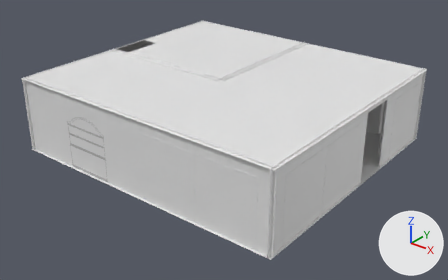
The glTF model client/public/assets/rooms/library.gltf as it was, and as the next commit left it.
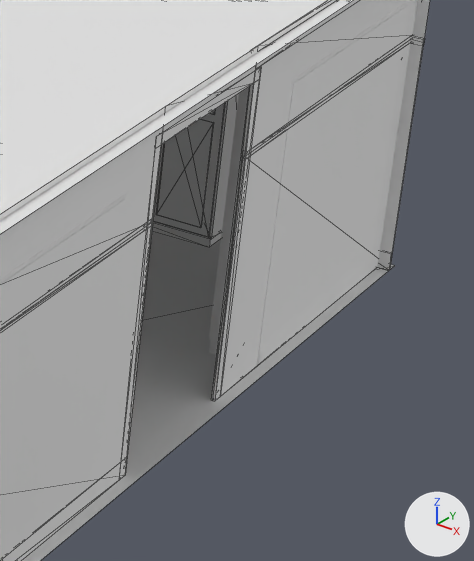
The first picture shows the older version from a 50 mm lens placed at (-3.33, -16.89, 11.03), pointed at (-17.04, 0.24, 0.41). The close-ups show the older and then the newer version on the part from 75% to 97% of the width and 29% to 72% of the height of that picture. Only the edits that show in the close-ups are written down. Arrows for +X, +Y and +Z are at lower right; the lights stay in place. The close-ups show mesh edges as thin lines. Where no turn or scale is listed for an object, it has been applied to the vertices.

Before the edit, the objects in view are built like this:
```python
me_arch_0_0 = bpy.data.meshes.new('arch_0_0')
me_arch_0_0.from_pydata(...)  # a box spanning x -0.02..0.02, y -0.05..0.05, z -1.4..1.4
me_arch_0_0.materials.append(mat_dark_paneled_wood_001)  # its picture is missing
me_arch_0_1 = bpy.data.meshes.new('arch_0_1')
me_arch_0_1.from_pydata(...)  # a box spanning x -0.02..0.02, y -0.05..0.05, z -1.4..1.4
me_arch_0_1.materials.append(mat_dark_paneled_wood_001)  # its picture is missing
me_panel_2 = bpy.data.meshes.new('panel_2')
me_panel_2.from_pydata(...)  # a box spanning x -2.75..2.75, y -0.01..0.01, z -1.05..1.05
me_panel_2.materials.append(mat_dark_paneled_wood)  # its picture is missing
ob_arch_0_0 = bpy.data.objects.new('arch_0_0', me_arch_0_0)
ob_arch_0_0.location = (-11.62, 2.8, 1.4)
ob_arch_0_1 = bpy.data.objects.new('arch_0_1', me_arch_0_1)
ob_arch_0_1.location = (-11.62, 1.2, 1.4)
ob_panel_2 = bpy.data.objects.new('panel_2', me_panel_2)
ob_panel_2.location = (-14.25, 5.887, 1.05)
# also in view: 'floor_0' at (-14.25, 0.75, 0.0); 'bookcase_1_dark_wood.001' at (-11.83, -0.35, 1.25); 'over_0' at (-11.6, 2.0, 2.85); 'panel_8' at (-11.61, 4.38, 1.05); 'hide_1_library-cupboard_door1' at (-13.21, 5.31, 1.0)
```
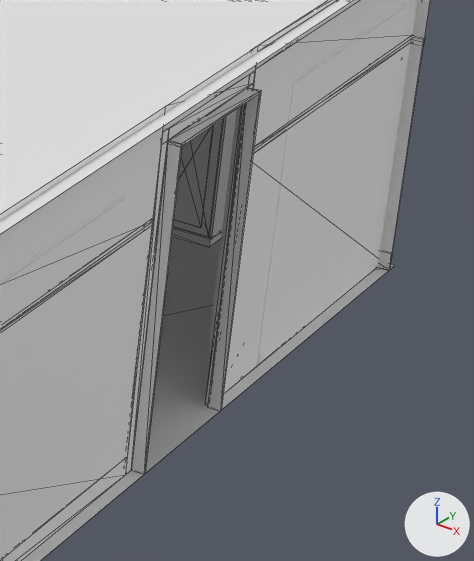
Where the newer file only moved an object's origin or applied its transform, the numbers keep the older frame.

What changed in the scene script:
```text
Add me_lining_0_head:
    me_lining_0_head.from_pydata(...)  # a box spanning x -0.053..0.053, y -0.65..0.65, z -0.01..0.01
    me_lining_0_head.materials.append(mat_dark_paneled_wood_001)  # its picture is missing
Add me_lining_0_1:
    me_lining_0_1.from_pydata(...)  # a box spanning x -0.05..0.05, y -0.01..0.01, z -1.35..1.35
    me_lining_0_1.materials.append(mat_dark_paneled_wood_001)  # its picture is missing
Add me_lining_0_0:
    me_lining_0_0.from_pydata(...)  # a box spanning x -0.05..0.05, y -0.01..0.01, z -1.35..1.35
    me_lining_0_0.materials.append(mat_dark_paneled_wood_001)  # its picture is missing
Change ob_arch_0_0:
    ob_arch_0_0.location: (-11.62, 2.8, 1.4) -> (-11.62, 2.7, 1.4)
Change ob_arch_0_1:
    ob_arch_0_1.location: (-11.62, 1.2, 1.4) -> (-11.62, 1.3, 1.4)
Add ob_lining_0_head:
    ob_lining_0_head = bpy.data.objects.new('lining_0_head', me_lining_0_head)
    ob_lining_0_head.location = (-11.552, 2.0, 2.69)
Add ob_lining_0_1:
    ob_lining_0_1 = bpy.data.objects.new('lining_0_1', me_lining_0_1)
    ob_lining_0_1.location = (-11.552, 1.36, 1.35)
Add ob_lining_0_0:
    ob_lining_0_0 = bpy.data.objects.new('lining_0_0', me_lining_0_0)
    ob_lining_0_0.location = (-11.552, 2.64, 1.35)
```

Changed parts and their boxes [x1, y1, x2, y2] in the close-ups (474 x 561 px):
'lining_0_1', added: after [131, 140, 182, 474]
'lining_0_0', added: after [208, 87, 261, 411]
'arch_0_1', moved: before [121, 146, 161, 461]; after [125, 128, 169, 475]
'arch_0_0', moved: before [211, 79, 260, 401]; after [205, 71, 255, 406]
'lining_0_head', added: after [170, 88, 260, 146]
